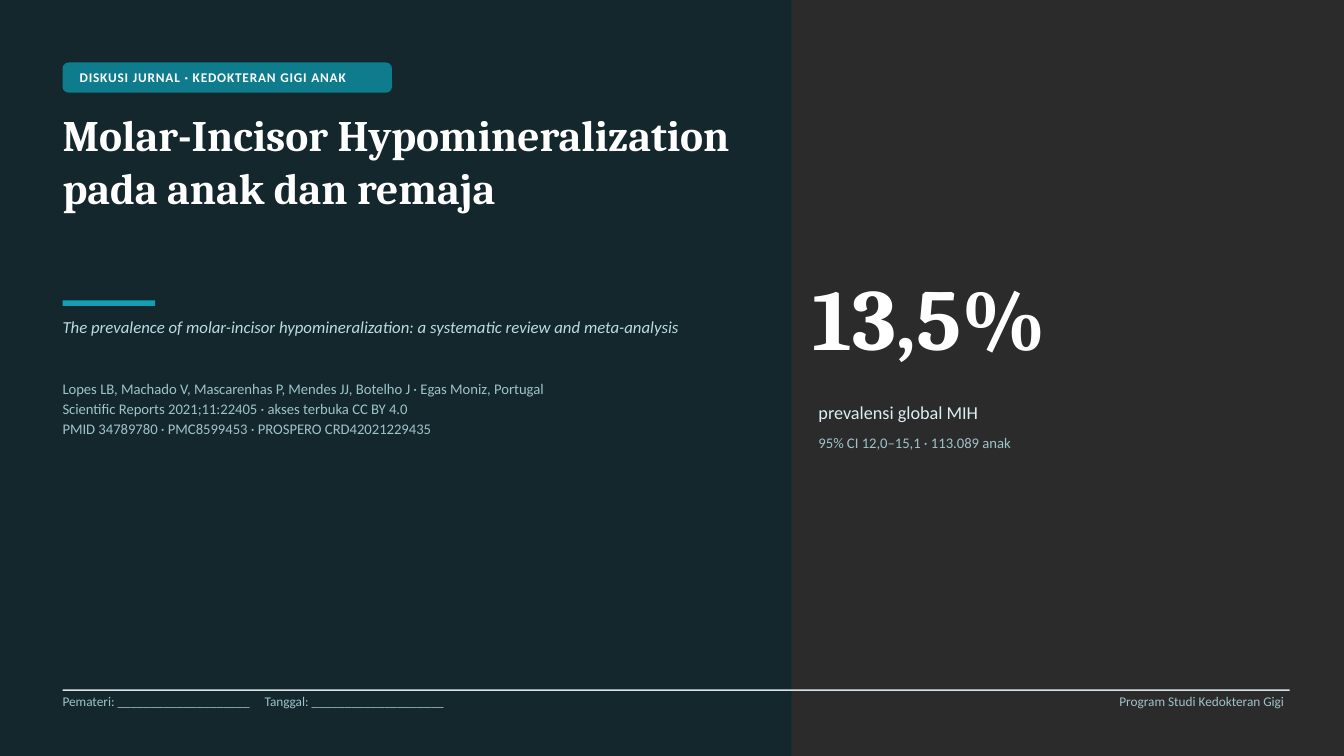
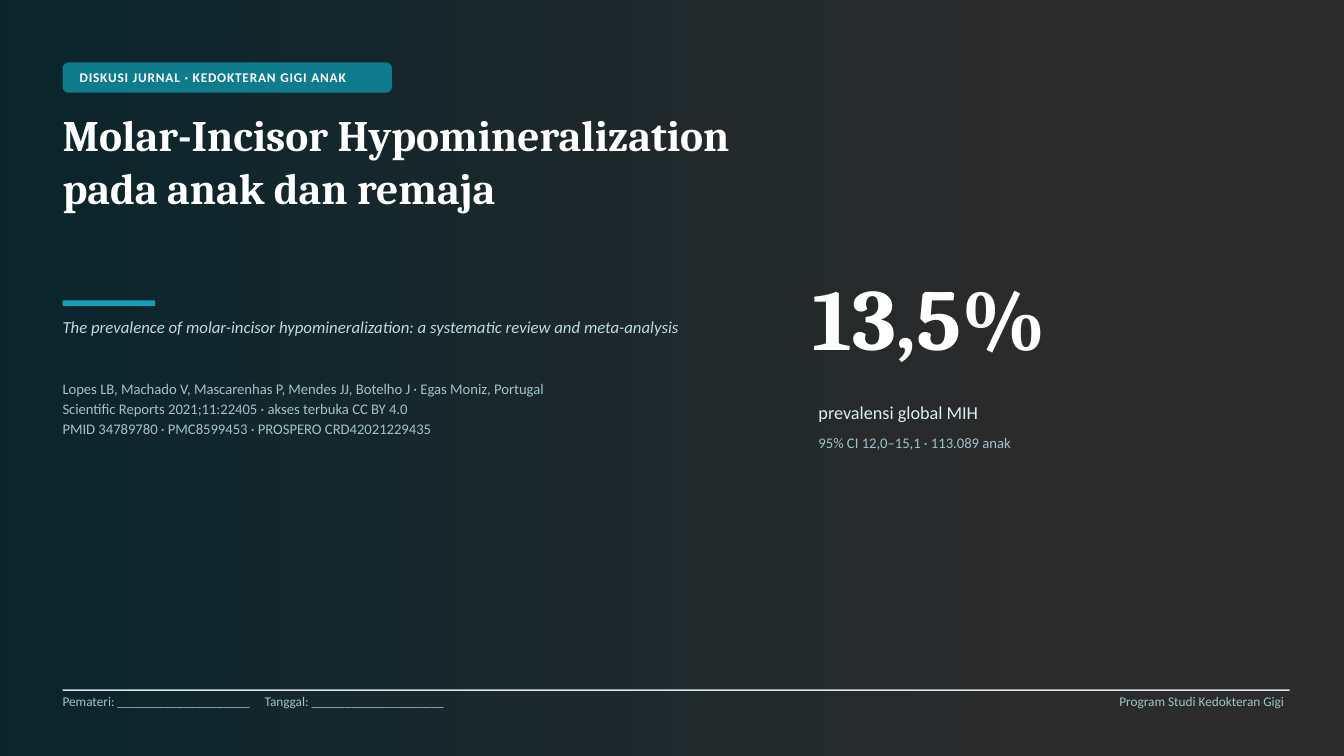
Before and after one commit to maskchanel14-source/agents, a slide deck: slide 1 of research/pediatric-dentistry-2021-2026/deck-mih-lopes-2021/Presentasi-Jurnal-MIH-Lopes-2021.pptx. Drawn at 1344x756 pixels with LibreOffice and Linux fonts; fonts in the diff are those of the drawing; background and template pictures are left out; a plain dark background stands for a picture behind light text. Boxes give left, top, right and bottom in pixels: in the first picture for what was removed or moved away, otherwise in the second. Text is boxed around its words. In the diff, an @@ line names an element or a change of style, - is before the commit and + after.

```diff
--- a/research/pediatric-dentistry-2021-2026/deck-mih-lopes-2021/Presentasi-Jurnal-MIH-Lopes-2021.pptx
+++ b/research/pediatric-dentistry-2021-2026/deck-mih-lopes-2021/Presentasi-Jurnal-MIH-Lopes-2021.pptx
@@ rectangle: place and size @@
-rectangle at (0, 0, 791, 756)
+rectangle at (0, 0, 1003, 756)
@@ rectangle at (0, 0, 1003, 756): fill #08262E at 68% opacity to gradient #08262E @@
```
Also in this commit, not shown: 14 other slides changed, 27 other files.
